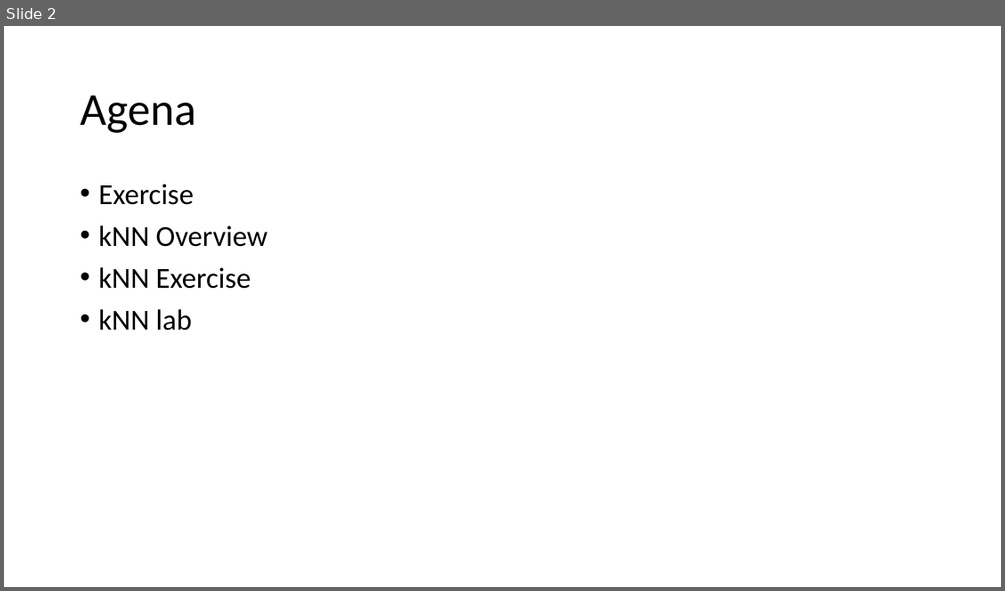
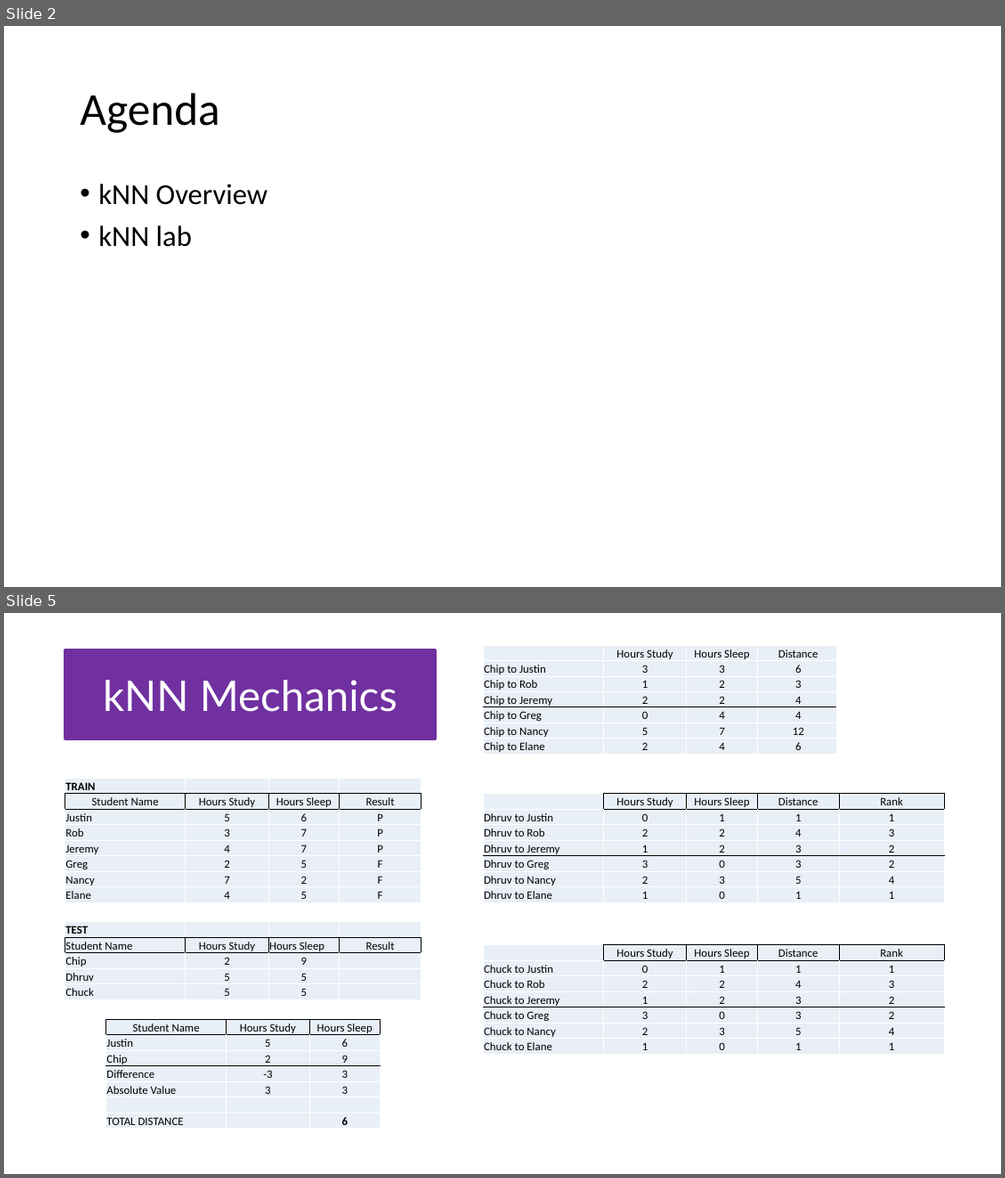
Before and after one commit to jamessdixon/tripass.knn, a slide deck: presentation/knn.pptx. Shown one above the other, each under a label of ours: slide 2 before the commit, slides 2 and 5 after it; the slides between them are not shown. The pictures are 1005x591 and 1005x1178 pixels, drawn with LibreOffice and Linux fonts; fonts in the diff are those of the drawing. Boxes give left, top, right and bottom in pixels: in the first picture for what was removed or moved away, otherwise in the second. Text is boxed around its words. In the diff, an @@ line names an element or a change of style, - is before the commit and + after.

```diff
--- a/presentation/knn.pptx
+++ b/presentation/knn.pptx
@@ slide 5 added at <box>4,613,1001,1174</box>, background #FFFFFF @@
@@ rectangle added at <box>837,634,956,774</box>, fill #FFFFFF, outline #FFFFFF 1 pt @@
@@ rectangle added at <box>65,649,436,738</box>, fill #7030A0, outline #7030A0 2.75 pt, 40.7 pt, text #FFFFFF @@
+kNN Mechanics
@@ table added at <box>484,645,944,755</box>, 7 rows, 5 columns @@
+ | Hours Study | Hours Sleep | Distance | Rank
+Chip to Justin | 3 | 3 | 6 | 3
+Chip to Rob | 1 | 2 | 3 | 1
+Chip to Jeremy | 2 | 2 | 4 | 2
+Chip to Greg | 0 | 4 | 4 | 2
+Chip to Nancy | 5 | 7 | 12 | 4
+Chip to Elane | 2 | 4 | 6 | 3
@@ table added at <box>65,779,421,903</box>, 8 rows, 4 columns @@
+TRAIN |  |  | 
+Student Name | Hours Study | Hours Sleep | Result
+Justin | 5 | 6 | P
+Rob | 3 | 7 | P
+Jeremy | 4 | 7 | P
+Greg | 2 | 5 | F
+Nancy | 7 | 2 | F
+Elane | 4 | 5 | F
@@ table added at <box>484,793,944,902</box>, 7 rows, 5 columns @@
+ | Hours Study | Hours Sleep | Distance | Rank
+Dhruv to Justin | 0 | 1 | 1 | 1
+Dhruv to Rob | 2 | 2 | 4 | 3
+Dhruv to Jeremy | 1 | 2 | 3 | 2
+Dhruv to Greg | 3 | 0 | 3 | 2
+Dhruv to Nancy | 2 | 3 | 5 | 4
+Dhruv to Elane | 1 | 0 | 1 | 1
@@ table added at <box>65,922,421,999</box>, 5 rows, 4 columns @@
+TEST |  |  | 
+Student Name | Hours Study | Hours Sleep | Result
+Chip | 2 | 9 | 
+Dhruv | 5 | 5 | 
+Chuck | 5 | 5 | 
@@ table added at <box>484,945,944,1054</box>, 7 rows, 5 columns @@
+ | Hours Study | Hours Sleep | Distance | Rank
+Chuck to Justin | 0 | 1 | 1 | 1
+Chuck to Rob | 2 | 2 | 4 | 3
+Chuck to Jeremy | 1 | 2 | 3 | 2
+Chuck to Greg | 3 | 0 | 3 | 2
+Chuck to Nancy | 2 | 3 | 5 | 4
+Chuck to Elane | 1 | 0 | 1 | 1
@@ table added at <box>105,1019,380,1128</box>, 7 rows, 3 columns @@
+Student Name | Hours Study | Hours Sleep
+Justin | 5 | 6
+Chip | 2 | 9
+Difference | -3 | 3
+Absolute Value | 3 | 3
+ |  | 
+TOTAL DISTANCE |  | 6
@@ slide 2 changed as well @@
@@ title at <box>80,93,219,133</box>: text changed @@
-Agena
+Agenda
@@ text at <box>98,184,194,205</box>: paragraph removed @@
-• Exercise
@@ text at <box>98,267,251,289</box>: paragraph removed @@
-• kNN Exercise
```
Also in this commit, not shown: 13 other slides added, 2 slides removed, 6 other files.
